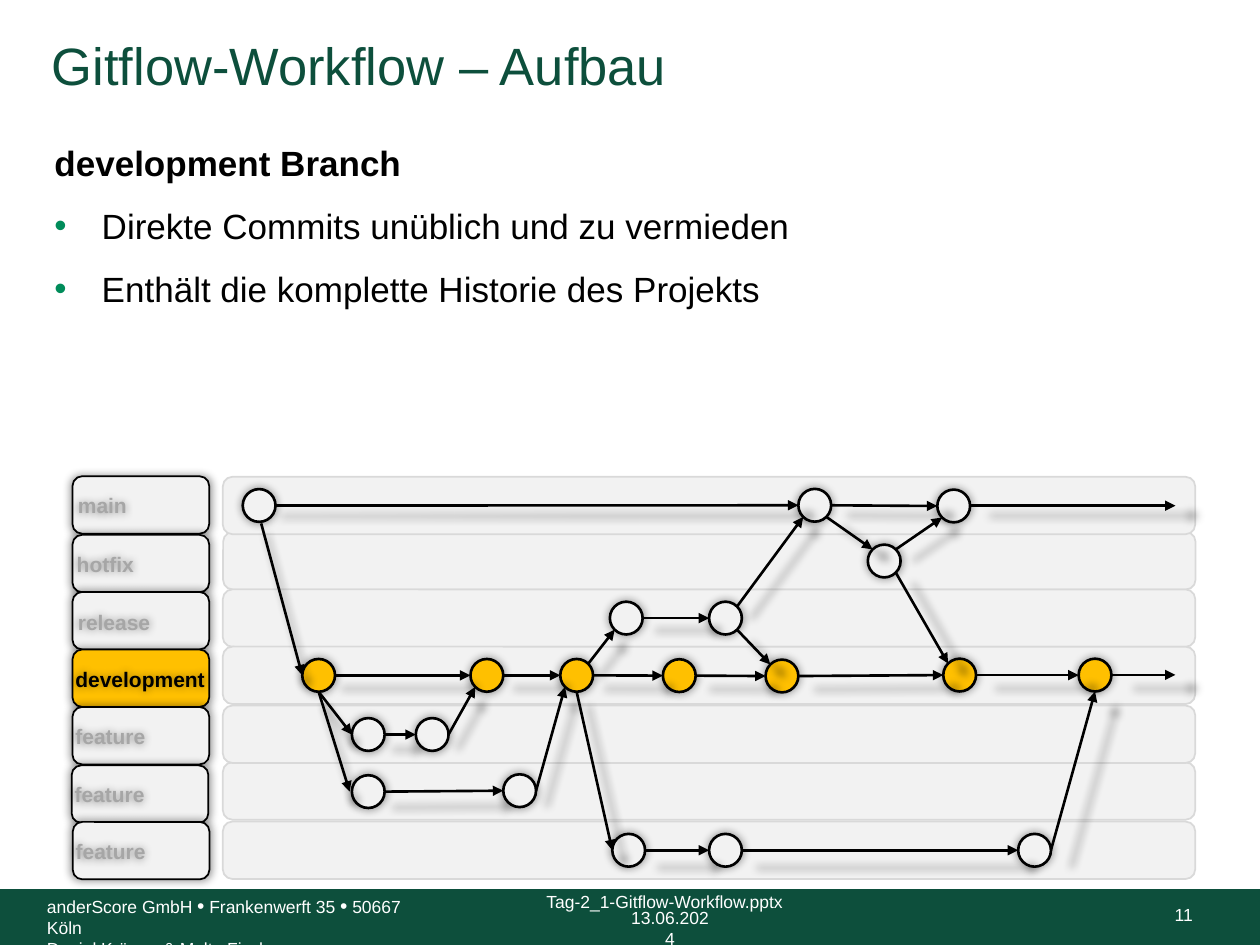
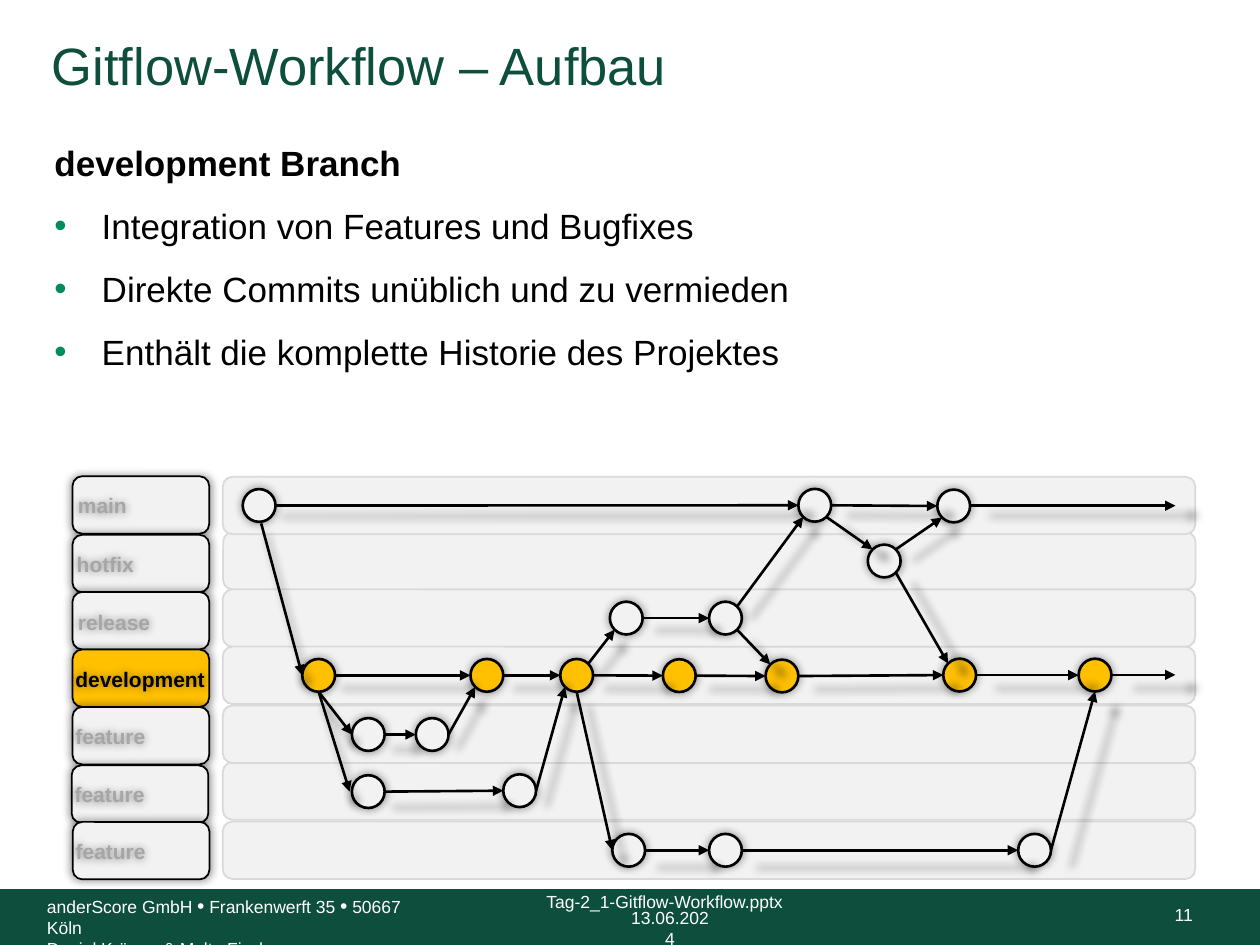
Before and after one commit to anderscore-gmbh/gitlab, a slide deck: slide 11 of slides/Tag-2_1-Gitflow-Workflow.pptx. Drawn at 1260x945 pixels with LibreOffice and Linux fonts; fonts in the diff are those of the drawing; background and template pictures are left out. Boxes give left, top, right and bottom in pixels: in the first picture for what was removed or moved away, otherwise in the second. Text is boxed around its words. In the diff, an @@ line names an element or a change of style, - is before the commit and + after.

Commit message:
Updated git and workflow slides

```diff
--- a/slides/Tag-2_1-Gitflow-Workflow.pptx
+++ b/slides/Tag-2_1-Gitflow-Workflow.pptx
@@ text at <box>102,213,693,246</box>: paragraph added @@
+• Integration von Features und Bugfixes
@@ text at <box>102,339,779,372</box>: text changed @@
-• Enthält die komplette Historie des Projekts
+• Enthält die komplette Historie des Projektes
```
Also in this commit, not shown: 4 other slides changed, 5 other files.
